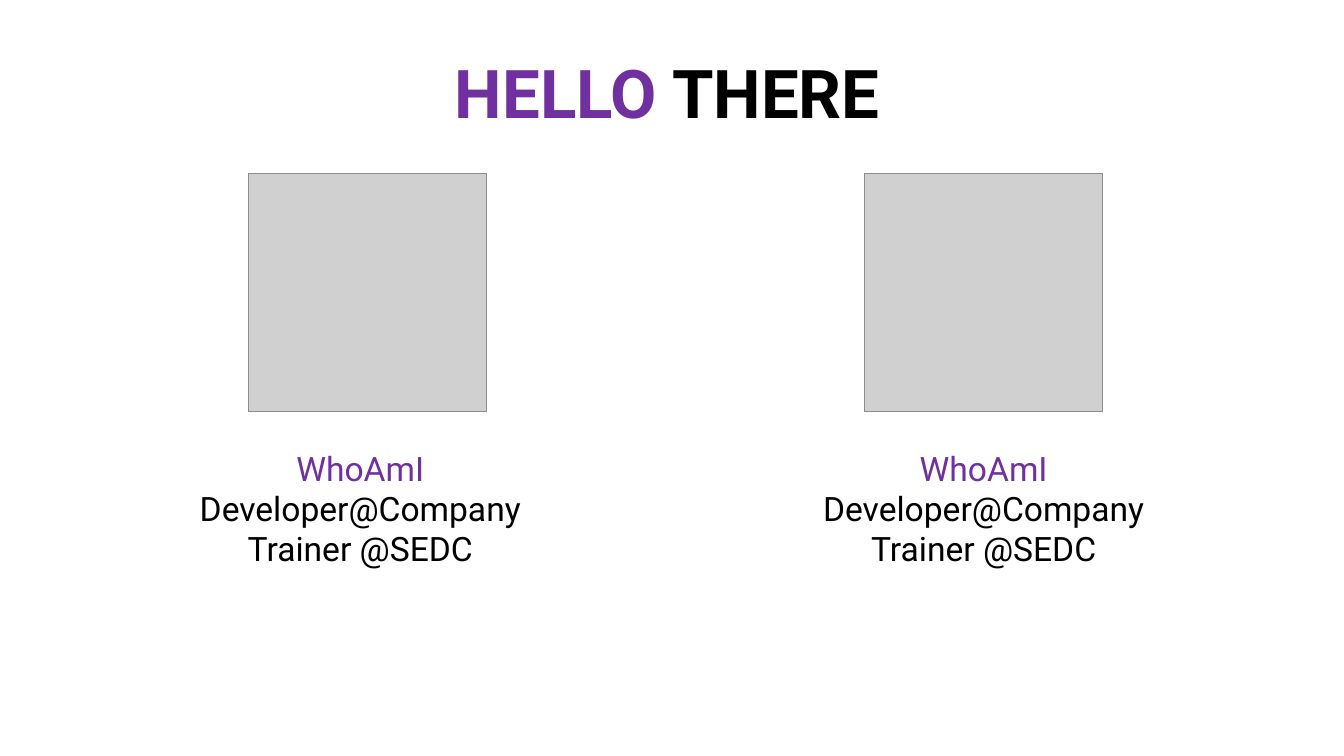
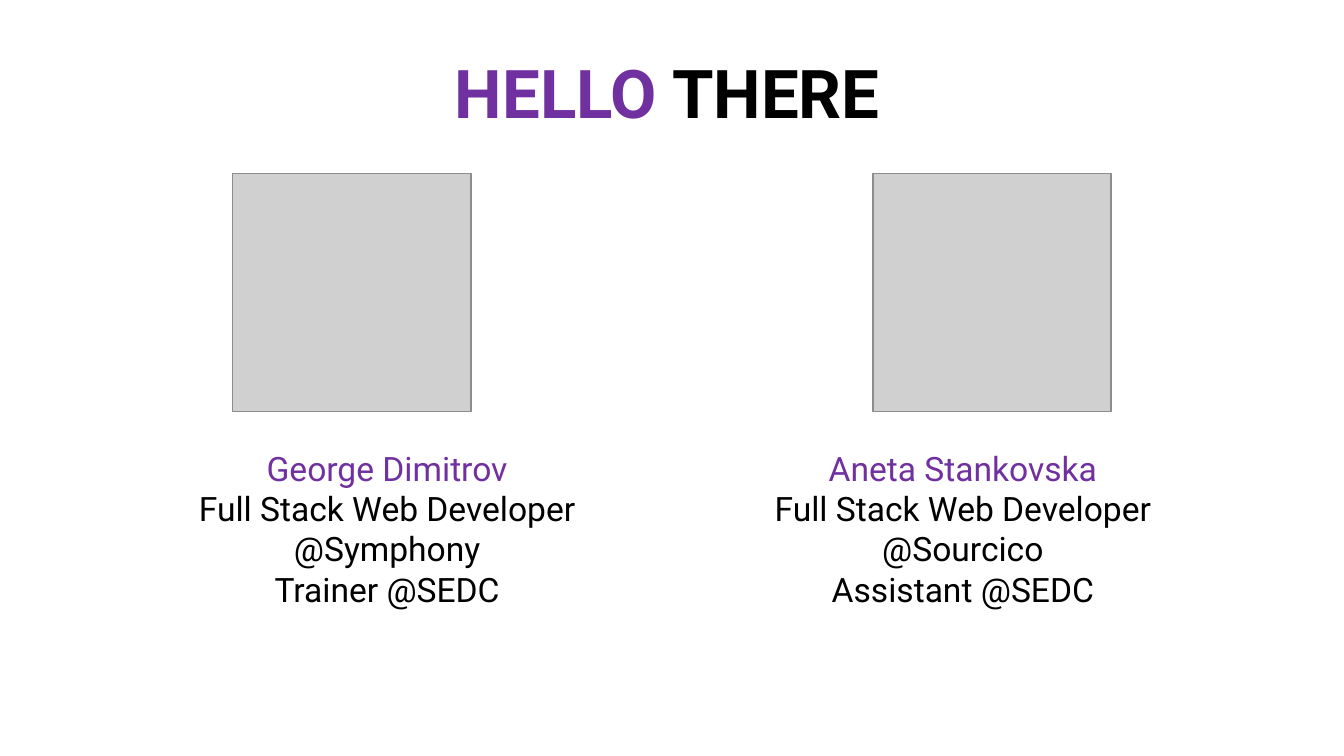
Before and after one commit to sedc-codecademy/mkwd11-js-05-nodejs-basic, a slide deck: slide 2 of G11/Class_01/Presentation/NodeJSBasic-01.pptx. Drawn at 1344x756 pixels with LibreOffice and Linux fonts; fonts in the diff are those of the drawing; grey boxes stand for pictures; background and template pictures are left out. Boxes give left, top, right and bottom in pixels: in the first picture for what was removed or moved away, otherwise in the second. Text is boxed around its words. In the diff, an @@ line names an element or a change of style, - is before the commit and + after.

```diff
--- a/G11/Class_01/Presentation/NodeJSBasic-01.pptx
+++ b/G11/Class_01/Presentation/NodeJSBasic-01.pptx
@@ picture: place and size @@
-picture at [864, 173, 1102, 411]
+picture at [233, 173, 470, 411]
@@ picture: place and size @@
-picture at [249, 173, 487, 411]
+picture at [874, 173, 1111, 411]
@@ text at [199, 457, 575, 569]: text changed @@
-WhoAmI
-Developer@Company
+George Dimitrov
+Full Stack Web Developer @Symphony
@@ text at [775, 455, 1151, 610]: text changed @@
-WhoAmI
-Developer@Company
-Trainer @SEDC
+Aneta Stankovska
+Full Stack Web Developer @Sourcico
+Assistant @SEDC
```
Also in this commit, not shown: 2 other slides changed, 2 other files.
